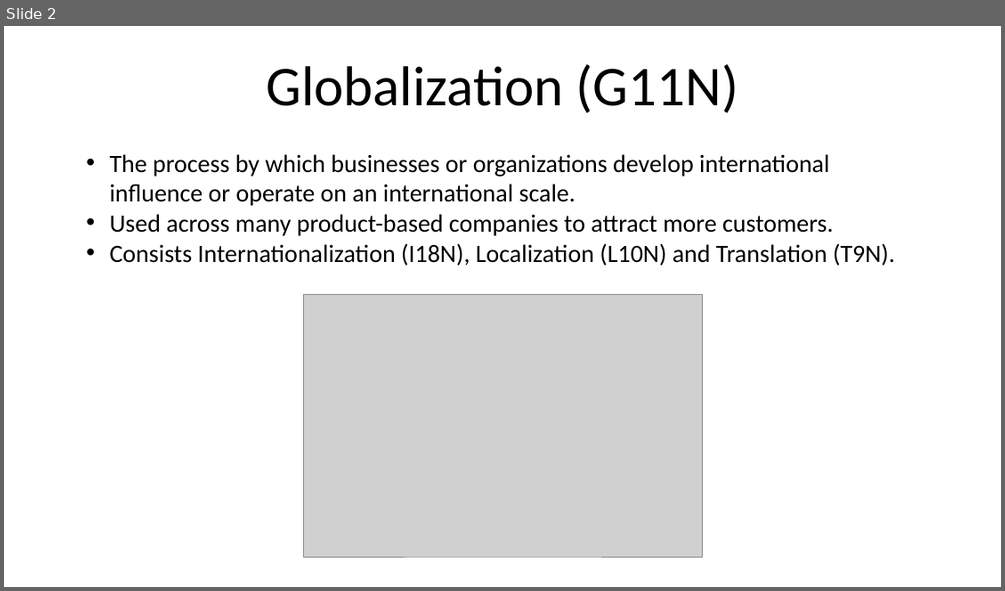
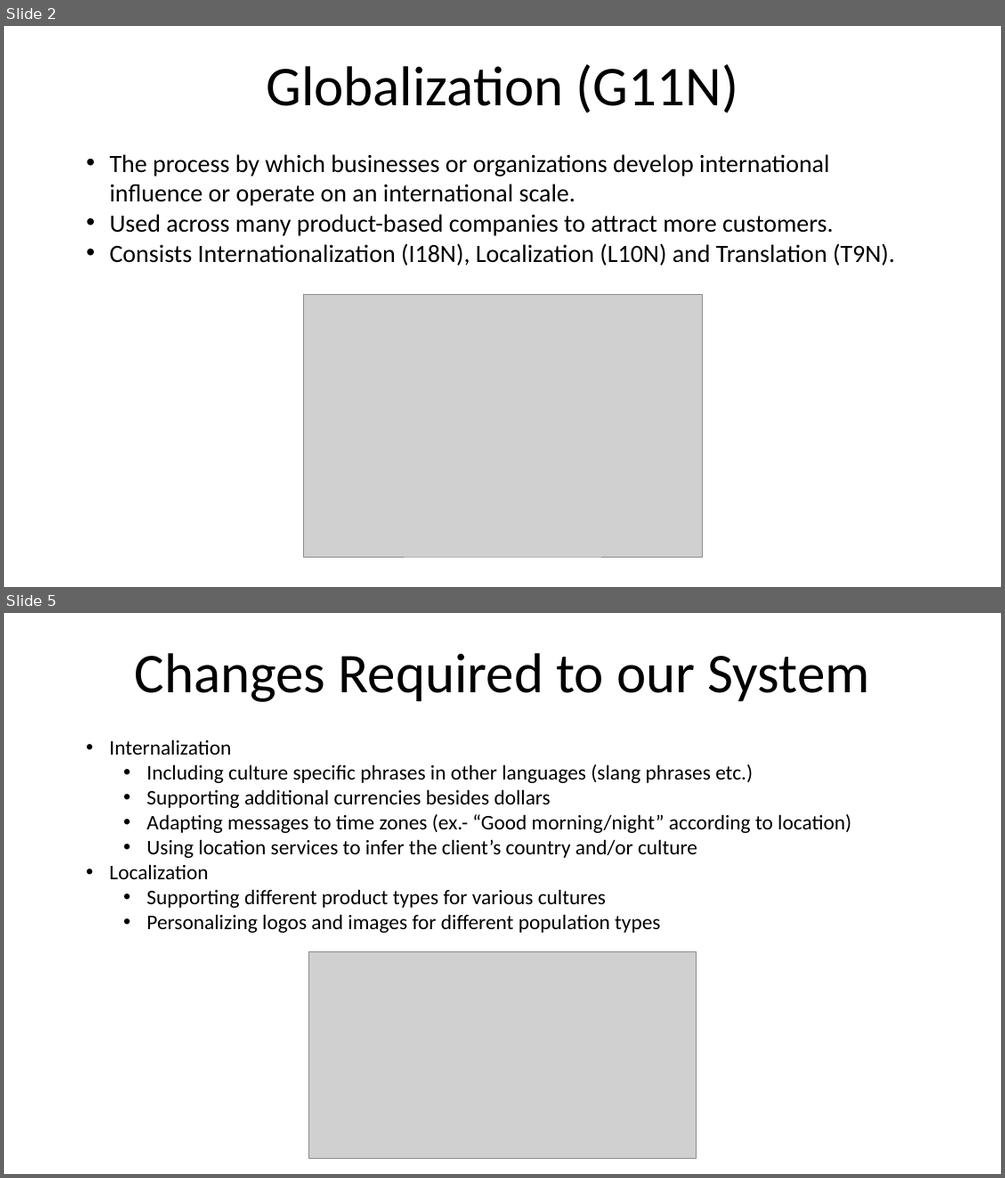
Before and after one commit to itaitzruia4/Workshop, a slide deck: docs/globalization.pptx. Shown one above the other, each under a label of ours: slide 2 before the commit, slides 2 and 5 after it; the slides between them are not shown. The pictures are 1005x591 and 1005x1178 pixels, drawn with LibreOffice and Linux fonts; fonts in the diff are those of the drawing; grey boxes stand for pictures. Boxes give left, top, right and bottom in pixels: in the first picture for what was removed or moved away, otherwise in the second. Text is boxed around its words. In the diff, an @@ line names an element or a change of style, - is before the commit and + after.

```diff
--- a/docs/globalization.pptx
+++ b/docs/globalization.pptx
@@ slide 5 added at (4,613,1001,1174), background #FFFFFF @@
@@ text added at (135,653,870,702), 54 pt, text #000000 @@
+Changes Required to our System
@@ text added at (109,739,851,933), 20 pt, text #000000 @@
+• Internalization
+  • Including culture specific phrases in other languages (slang phrases etc.)
+  • Supporting additional currencies besides dollars
+  • Adapting messages to time zones (ex.- “Good morning/night” according to location)
+  • Using location services to infer the client’s country and/or culture
+• Localization
+  • Supporting different product types for various cultures
+  • Personalizing logos and images for different population types
@@ picture added at (308,952,696,1159) @@
```
Also in this commit, not shown: 2 slides changed, 2 other slides added, 1 other file.
